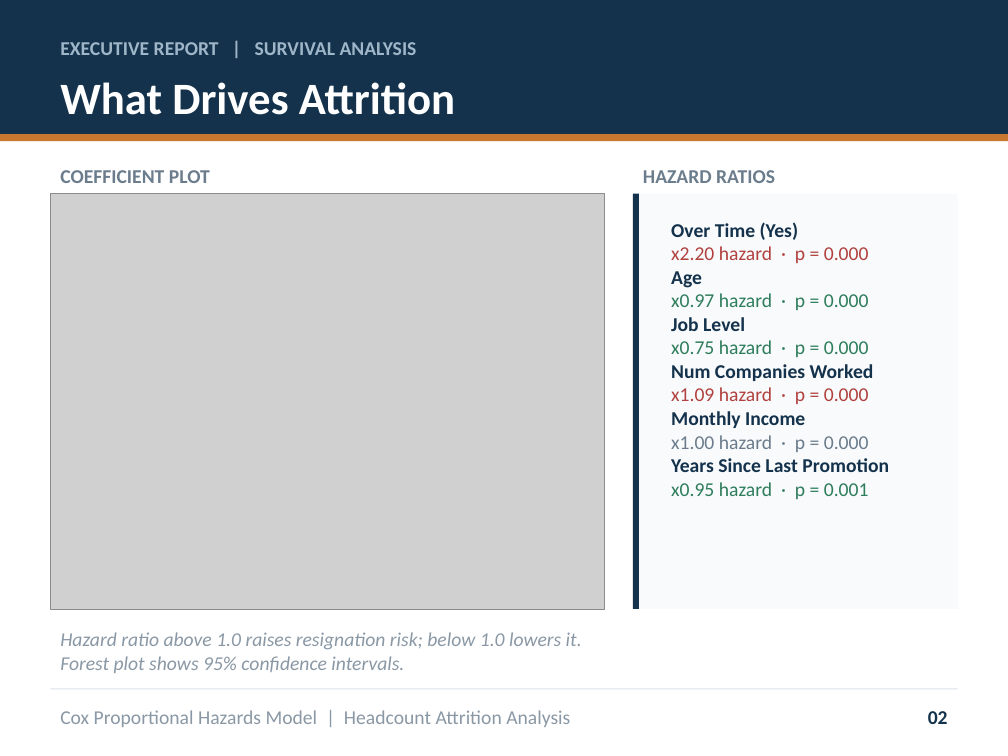
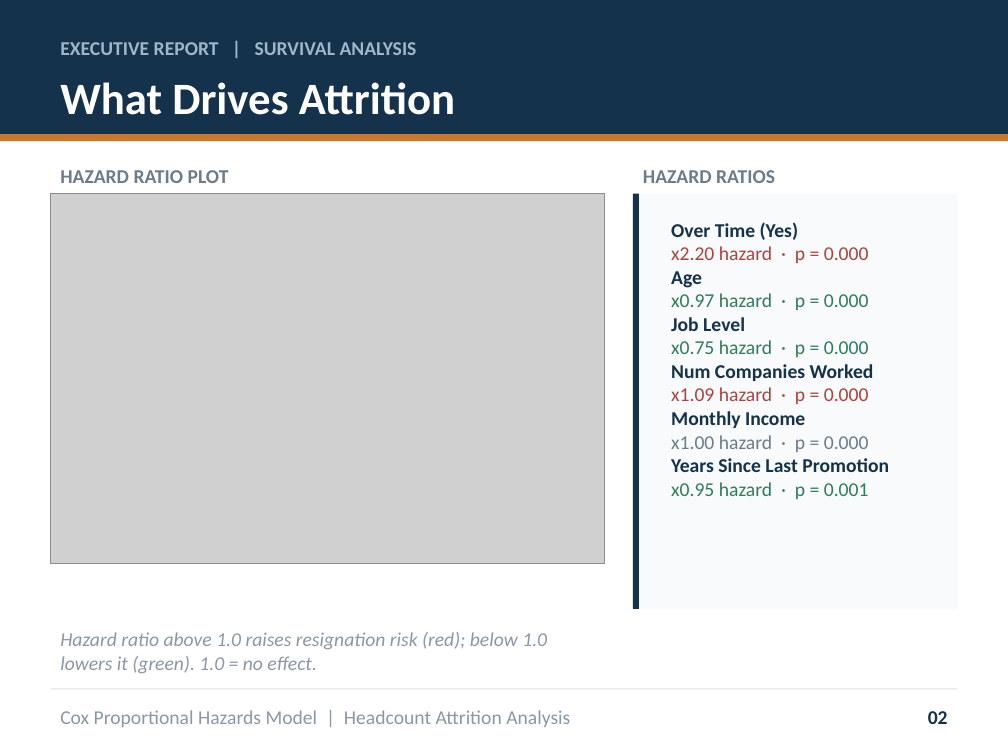
Before and after one commit to Nickwisely97/Code-Portofolio, a slide deck: slide 2 of Project/Forecasting & Predictive Modeling/Headcount Attrition - Survival Analysis/result/slides/Executive_Attrition_Report_20260830.pptx. Drawn at 1008x756 pixels with LibreOffice and Linux fonts; fonts in the diff are those of the drawing; grey boxes stand for pictures. Boxes give left, top, right and bottom in pixels: in the first picture for what was removed or moved away, otherwise in the second. Text is boxed around its words. In the diff, an @@ line names an element or a change of style, - is before the commit and + after.

Commit message:
Add hazard-ratio bar chart, extract preprocessing.py and cox_model.py
Hazard ratio visualization (request 1): the existing forest plot shows log(HR)
coefficients, which isn't what an executive reads directly. Added
cox_model.plot_hazard_ratios_bar() -- a bar chart on the actual HR scale,
red where a factor raises resignation risk (HR > 1), green where it's
protective (HR < 1), with a dashed reference line at 1.0 and the HR value
labeled on each bar. This chart (not the log-scale forest plot) is now what
report_builder.py puts on the "What Drives Attrition" slide.

Modularization (request 2): split the Cox PH logic out of the notebook into
two new modules, same pattern as the report_builder.py extraction:
- preprocessing.py: load_data, prepare_survival_data
- cox_model.py: validate, check_ph_assumption, fit_full, get_significant_factors,
  plot_hazard_ratio_forest, plot_hazard_ratios_bar, compute_retention_curves,
  rank_current_employees, plot_risk_distribution

The notebook (STEP 01, 03-10) is now a sequence of `from <module> import ...`
calls plus the dataset-specific decisions (which covariates, which grouping
factor for retention curves) -- EDA (STEP 02) stays inline since it's meant
to be looked at directly, not reused. Preprocessing/Cox-model logic is not
yet modularized further per user's request to keep that as a separate,
later step once this split proves out.

Verified: notebook executed end-to-end, all numbers unchanged from before
the refactor (train/test/full concordance 0.849/0.846/0.851, 10 significant
factors, log-rank p=1.58e-19) -- confirms the module split is behavior-preserving.

```diff
--- a/Project/Forecasting & Predictive Modeling/Headcount Attrition - Survival Analysis/result/slides/Executive_Attrition_Report_20260830.pptx
+++ b/Project/Forecasting & Predictive Modeling/Headcount Attrition - Survival Analysis/result/slides/Executive_Attrition_Report_20260830.pptx
@@ text at (x1=60, y1=170, x2=229, y2=183): text changed @@
-COEFFICIENT PLOT
+HAZARD RATIO PLOT
@@ picture resized from (x1=50, y1=194, x2=605, y2=609) to (x1=50, y1=194, x2=605, y2=563) @@
@@ text at (x1=60, y1=632, x2=547, y2=673): text changed @@
-Hazard ratio above 1.0 raises resignation risk; below 1.0 lowers it. Forest plot shows 95% confidence intervals.
+Hazard ratio above 1.0 raises resignation risk (red); below 1.0 lowers it (green). 1.0 = no effect.
```
Also in this commit, not shown: 7 other files.
